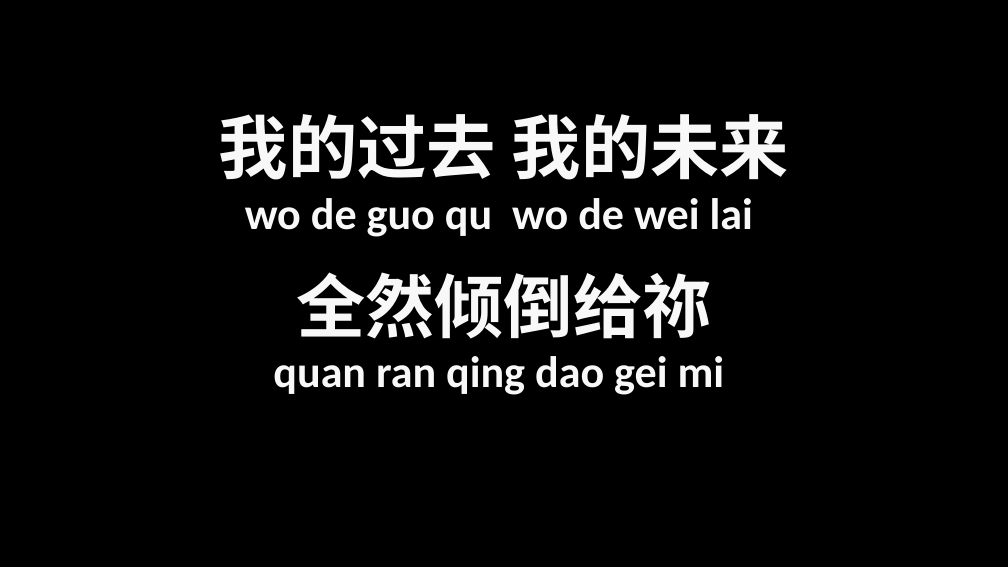
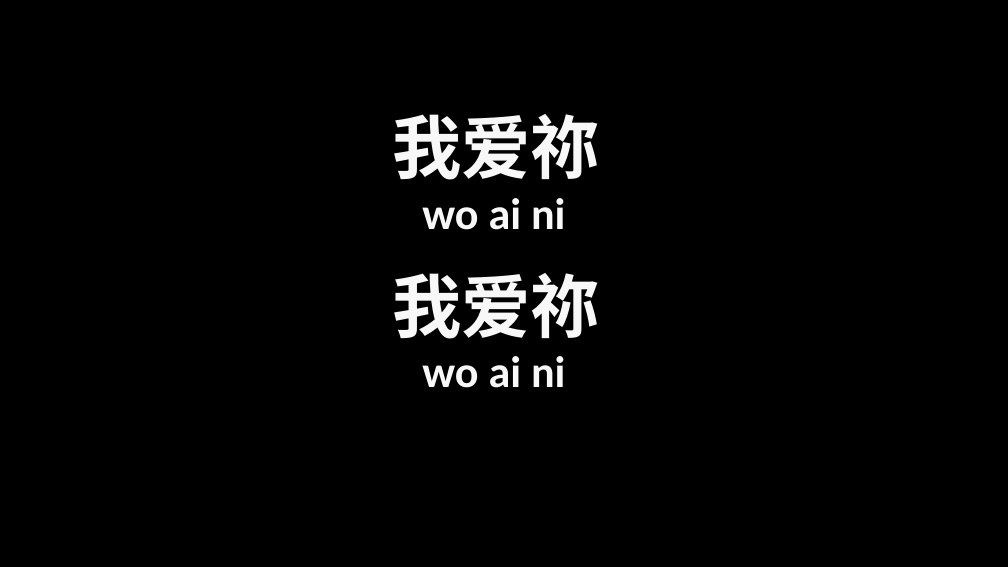
Before and after one commit to HowHow06/pptGenerator, a slide deck: slide 10 of output.pptx (slide 9 before the commit). Drawn at 1008x567 pixels with LibreOffice and Linux fonts; fonts in the diff are those of the drawing; background and template pictures are left out. Boxes give left, top, right and bottom in pixels: in the first picture for what was removed or moved away, otherwise in the second. Text is boxed around its words. In the diff, an @@ line names an element or a change of style, - is before the commit and + after.

```diff
--- a/output.pptx
+++ b/output.pptx
@@ text at bbox=[392, 114, 600, 180]: text changed @@
-我的过去 我的未来
+我爱祢
@@ text at bbox=[422, 198, 565, 230]: text changed @@
-wo de guo qu wo de wei lai
+wo ai ni
@@ text at bbox=[392, 273, 600, 339]: text changed @@
-全然倾倒给祢
+我爱祢
@@ text at bbox=[422, 356, 565, 388]: text changed @@
-quan ran qing dao gei mi
+wo ai ni
```
Also in this commit, not shown: 4 other slides changed, 6 slides added, 30 slides removed, 4 other files.
